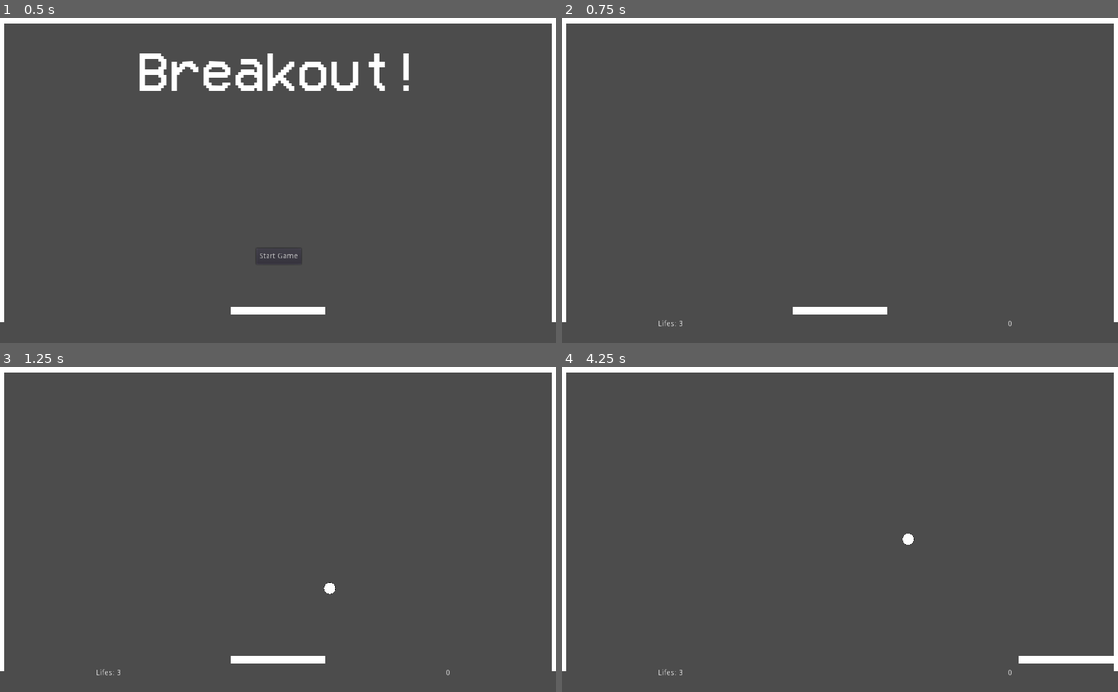
Above: before the commit, frames 1-4 (two rows, left to right).
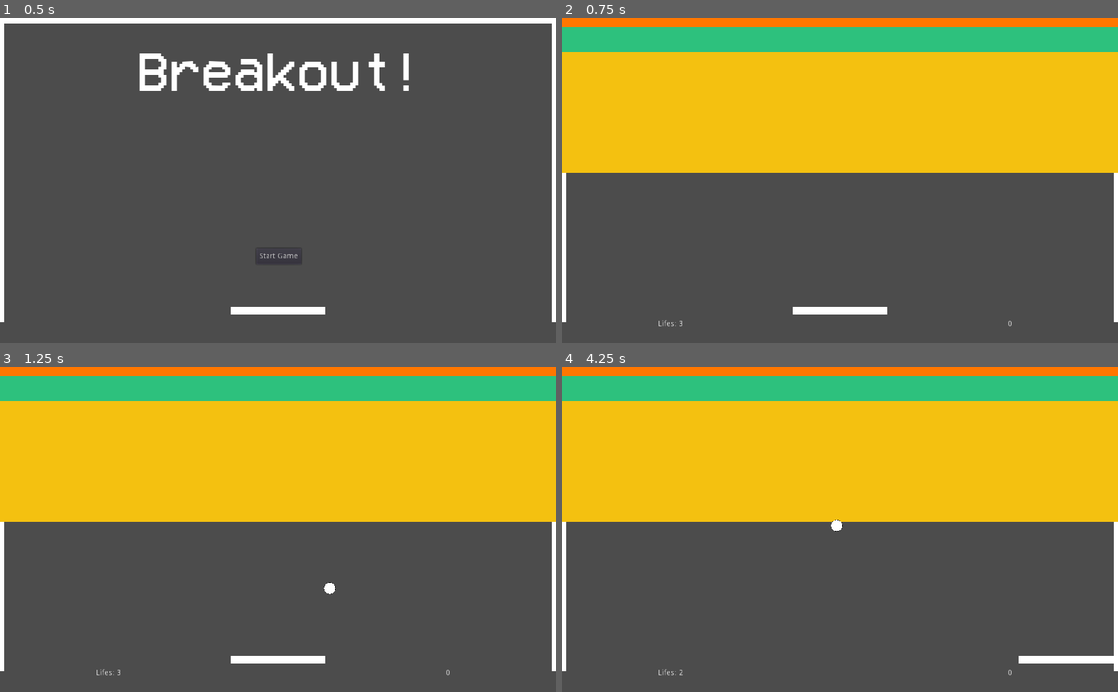
Above: after the commit, the same moments.

Repository: Santyru-C/Breakout-clone
Game: Godot game, scene res://Main.tscn
Two runs of this game, one before a commit and one after it. Both use one fixed random seed, a clock stepped at 60 frames per second and the inputs below.
Inputs:
- Up to frame 1 (0.5 s): no input
- Up to frame 2 (0.75 s): click "Start Game" at 0.5 s
- Up to frame 3 (1.25 s): no input
- Up to frame 4 (4.25 s): hold Right (ui_right) 1.28-2.03 s; hold Left (ui_left) 2.03-2.78 s; hold Right (ui_right) from 2.78 s (still down)

Frame 1 is identical in both runs. In frame 2, 48% of the frame differs, in the area x 0-100%, y 0-48%; in frame 3, 48%; in frame 4, 48%, in the area x 0-100%, y 0-95%.

Commit message:
add updated wall generation function

Diff:
--- a/gamefiles/Main.gd
+++ b/gamefiles/Main.gd
@@ -18,17 +18,22 @@
 	var colored_brick = colored_brick_scene.instance()
 	return colored_brick
 
-func place_bricks():
+func place_brick(brick, position_x, position_y):
+	brick.set_position(Vector2(position_x, position_y))
+	call_deferred("add_child", brick)
+
+func generate_brick_wall():
+	var row_color_pattern = ["red", "red", "orange", "orange", "green", "green", "yellow", "yellow"]
 	var position_y = 25
+	var current_color = ""
 	for row in 8:
 		var position_x = 62
+		current_color = row_color_pattern[row]
 		for n in 10:
 			if n != 0:
 				position_x += 100
-
-			#brick.set_position(Vector2(position_x, position_y))
-			#call_deferred("add_child", brick)
-
+			var brick = get_colored_brick(current_color)
+			place_brick(brick, position_x, position_y)
 		position_y += 23
 
 func call_for_ball():
@@ -46,8 +51,7 @@
 	$HUD.toggle_start_button()
 	$HUD.toggle_main_display()
 	reset_properties()
-	#place_bricks()
-	print(get_colored_brick("red"))
+	generate_brick_wall()
 	update_life_display()
 	call_for_ball()
 
